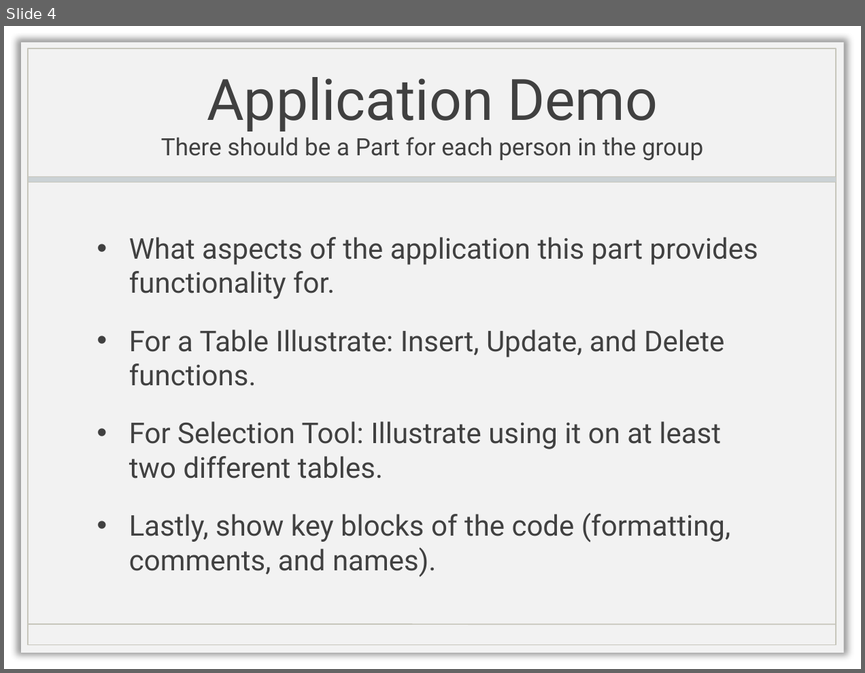
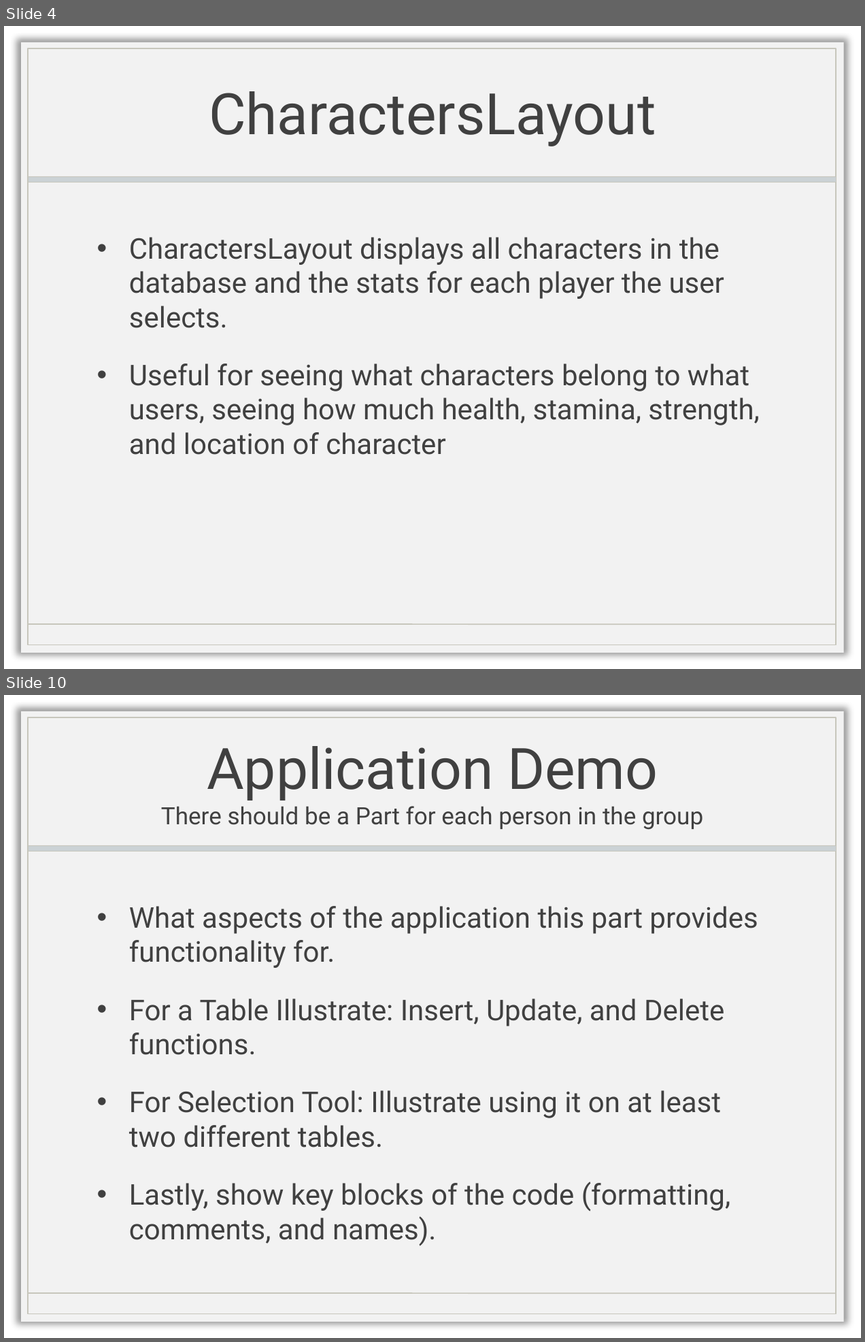
Before and after one commit to IsabellaBoone/Database-Visualizer, a slide deck: Presentation.pptx. Shown one above the other, each under a label of ours: slide 4 before the commit, slides 4 and 10 after it; the slides between them are not shown. The pictures are 865x673 and 865x1342 pixels, drawn with LibreOffice and Linux fonts; fonts in the diff are those of the drawing; background and template pictures are left out. Boxes give left, top, right and bottom in pixels: in the first picture for what was removed or moved away, otherwise in the second. Text is boxed around its words. In the diff, an @@ line names an element or a change of style, - is before the commit and + after.

```diff
--- a/Presentation.pptx
+++ b/Presentation.pptx
@@ slide 4 added at (4,26,861,669), background picture (left out); not listed: 4 template elements that a slide beside it also shows @@
@@ title added at (209,91,655,146), 48 pt, text #404040 @@
+CharactersLayout
@@ text added at (129,237,759,454), 24 pt, text #404040 @@
+• CharactersLayout displays all characters in the database and the stats for each player the user selects.
+• Useful for seeing what characters belong to what users, seeing how much health, stamina, strength, and location of character
@@ what was slide 4 is now slide 10 @@
```
Also in this commit, not shown: 5 other slides added.
